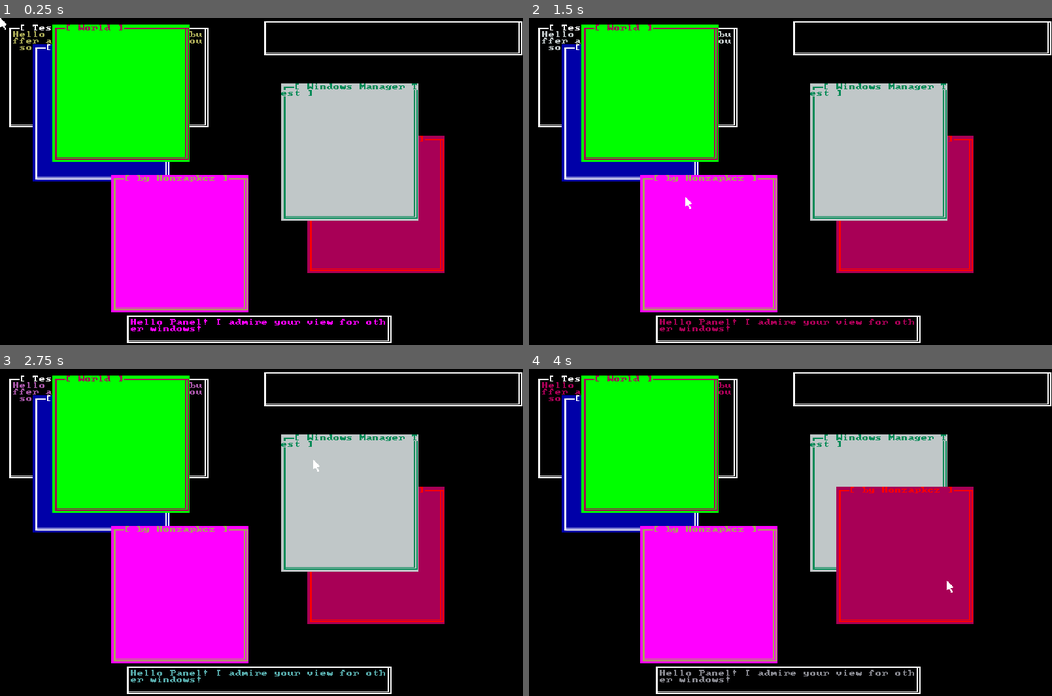
Above: before the commit, frames 1-4 (two rows, left to right).
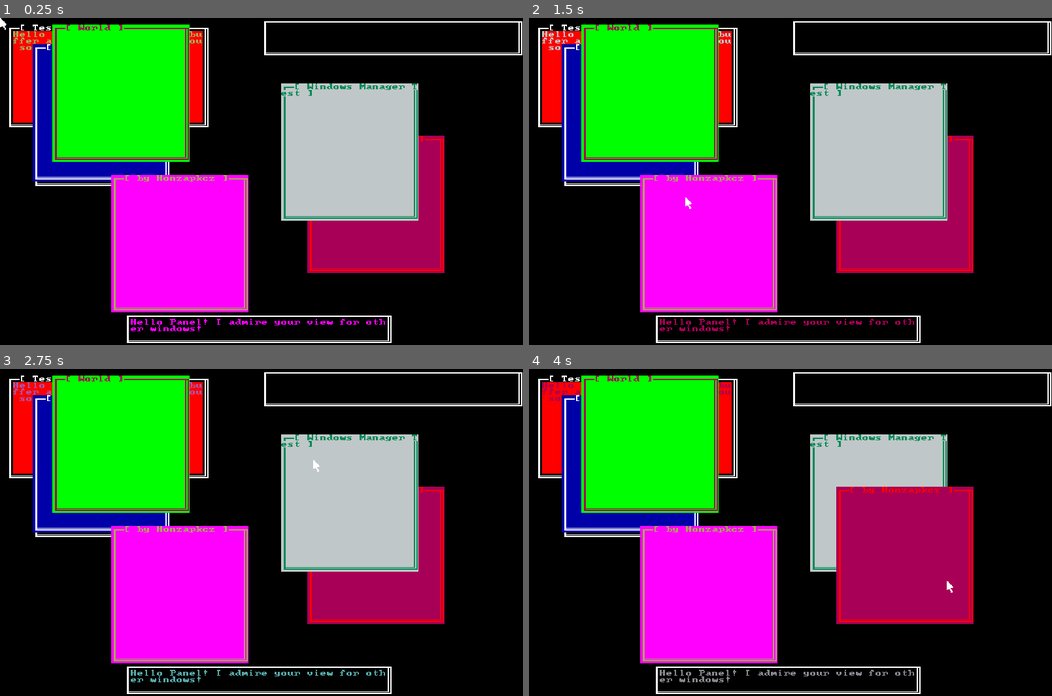
Above: after the commit, the same moments.

Repository: Honzapkcz/godot-de
Game: Godot game, scene res://wm.tscn
Same seed, same stepped clock (60 frames per second), same inputs: the game is played once before the commit and once after it.
Inputs (mouse positions are in pixels of both pictures, inside the frame that each line leads up to):
- Up to frame 1 (0.25 s): no input
- Up to frame 2 (1.5 s): tap Enter at 0.5 s; move the mouse to (905, 165) at 0.52 s; click (905, 165) at 0.67 s; tap Space at 1.25 s; move the mouse to (685, 197) at 1.27 s; click (685, 197) at 1.42 s
- Up to frame 3 (2.75 s): move the mouse to (313, 460) at 2.02 s; click (313, 460) at 2.17 s
- Up to frame 4 (4 s): move the mouse to (764, 597) at 2.77 s; click (764, 597) at 2.92 s; move the mouse to (947, 581) at 3.52 s; click (947, 581) at 3.67 s

The runs differ from the first frame. In frame 1, 1.9% of the frame differs, in the area x 2-39%, y 4-52%; in frame 2, 1.9%; in frame 3, 1.9%; in frame 4, 1.9%.
Error after the commit: Out of bounds get index '1' (on base: 'PackedByteArray') (res://TextBuffer.gd:80)

Commit message:
New debug window showing FPS

Diff:
--- a/TextSystem.gd
+++ b/TextSystem.gd
@@ -53,6 +53,7 @@
 # DEBUG #
 var panel_buffer: = TextBuffer.new()
 var window_buffer: = TextBuffer.new()
+var debug_buffer: = TextBuffer.new()
 # DEBUG #
 
 func _ready():
@@ -95,6 +96,12 @@
 	win.title = "Testing Window Content"
 	term.windows.append(win)
 
+	win = TextWindow.new()
+	win.rect = Rect2i(5, 5, 20, 20)
+	win.title = "Debug Window"
+	win.child = debug_buffer
+	term.windows.append(win)
+
 	var pan: = TextPanel.new()
 	pan.rect = Rect2i(19, 45, 40, 4)
 	pan.child = panel_buffer
@@ -107,8 +114,10 @@
 
 func _draw():
 	# * DEBUG * #
-	window_buffer.addchstr(window_buffer.str2brr("Hello Window! I am content buffer and I hope I can see you soon!"), randi_range(0, 15))
+	window_buffer.clear(0x00, 0b0000, 0b0100)
+	window_buffer.addchstr(window_buffer.str2brr("Hello Window! I am content buffer and I hope I can see you soon!"), randi_range(0, 15), 0b0100)
 	panel_buffer.addchstr(panel_buffer.str2brr("Hello Panel! I admire your view for other windows!"), randi_range(0, 15))
+	debug_buffer.addchstr(debug_buffer.str2brr(str(int(Engine.get_frames_per_second()))), 15)
 	# / DEBUG / #
 	term._draw()
 
